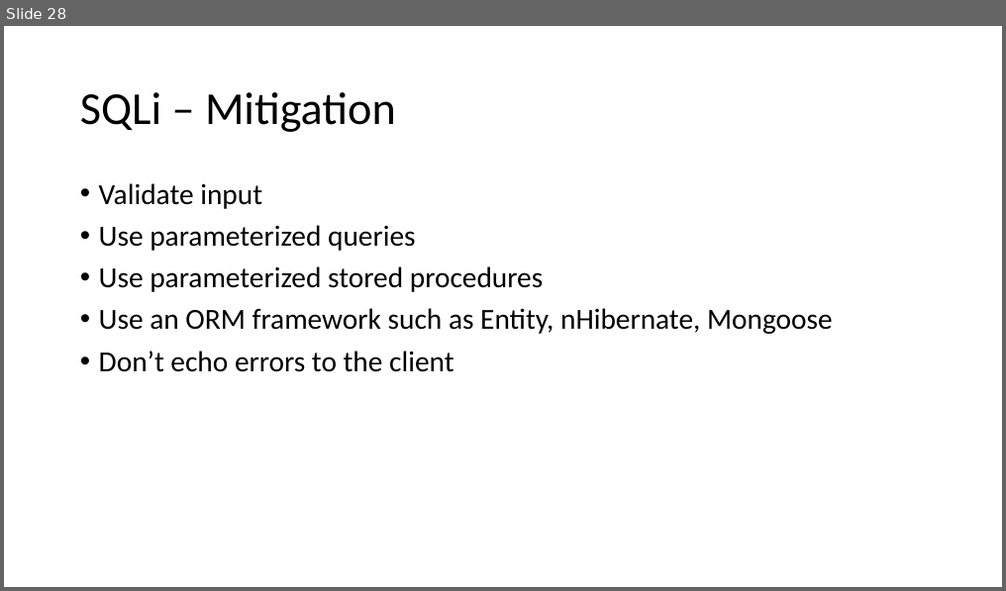
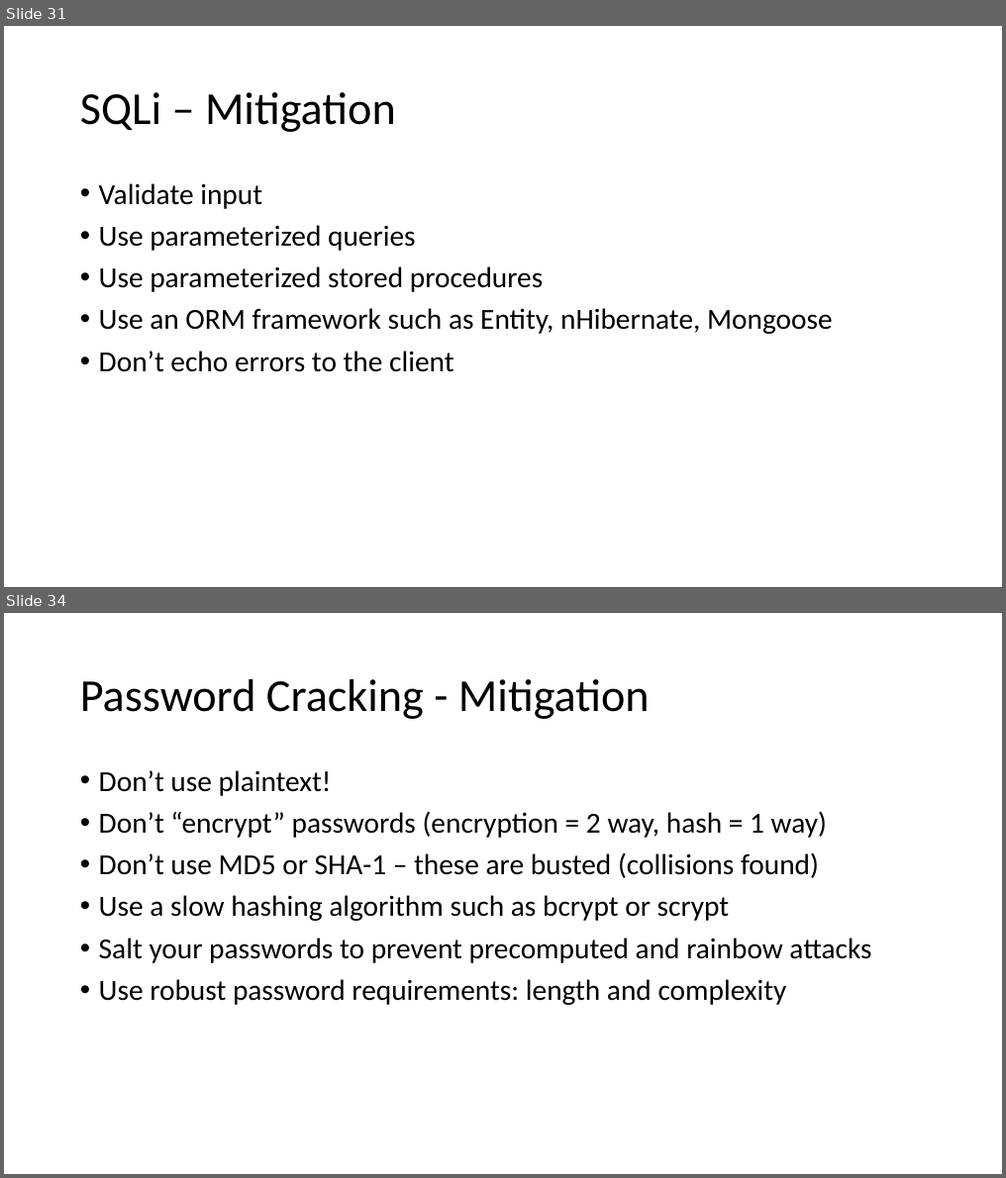
Before and after one commit to koga73/security-test, a slide deck: documents/Ethical_Hacking_101.pptx. Shown one above the other, each under a label of ours: slide 28 before the commit, slides 31 and 34 after it; the slides between them are not shown. The pictures are 1006x591 and 1006x1178 pixels, drawn with LibreOffice and Linux fonts; fonts in the diff are those of the drawing. Boxes give left, top, right and bottom in pixels: in the first picture for what was removed or moved away, otherwise in the second. Text is boxed around its words. In the diff, an @@ line names an element or a change of style, - is before the commit and + after.

```diff
--- a/documents/Ethical_Hacking_101.pptx
+++ b/documents/Ethical_Hacking_101.pptx
@@ slide 34 added at (4,613,1002,1174), background #FFFFFF @@
@@ title added at (80,679,649,719), 44 pt, text #000000 @@
+Password Cracking - Mitigation
@@ text added at (99,770,871,1005), 28 pt, text #000000 @@
+• Don’t use plaintext!
+• Don’t “encrypt” passwords (encryption = 2 way, hash = 1 way)
+• Don’t use MD5 or SHA-1 – these are busted (collisions found)
+• Use a slow hashing algorithm such as bcrypt or scrypt
+• Salt your passwords to prevent precomputed and rainbow attacks
+• Use robust password requirements: length and complexity
@@ what was slide 28 is now slide 31 @@
```
Also in this commit, not shown: 4 slides changed, 9 other slides added.
